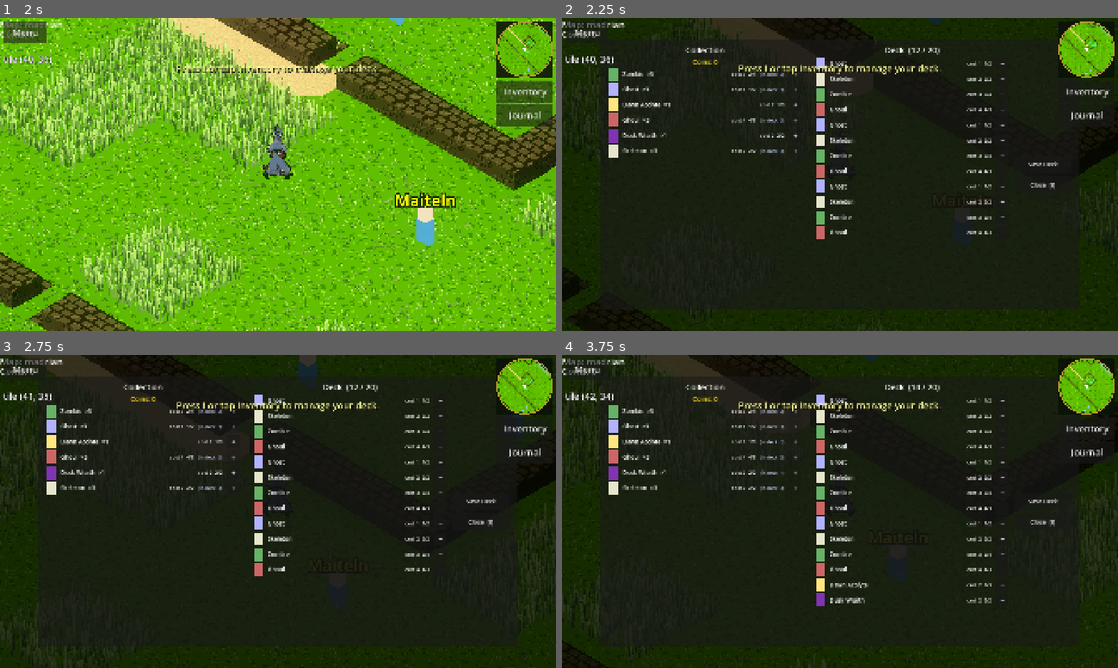
Above: before the commit, frames 1-4 (two rows, left to right).
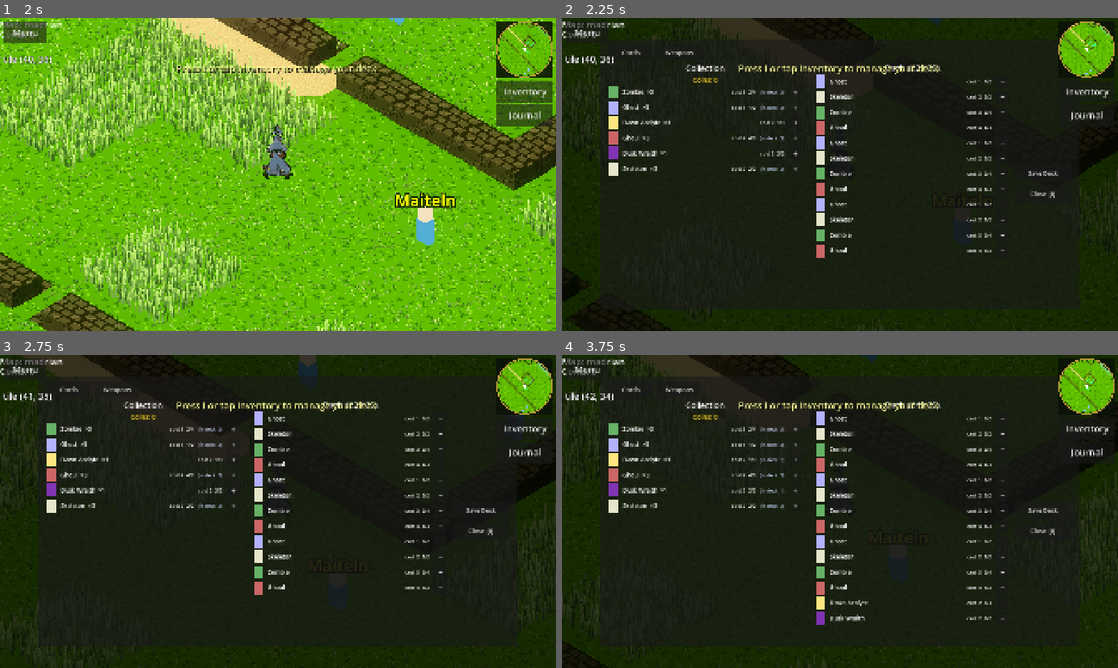
Above: after the commit, the same moments.

Repository: ChrisPauly97/pear-pudding-godot
Game: Godot game, scene res://scenes/ui/MenuScene.tscn
The game is run twice, just before and just after one commit, with the same random seed, the same clock (stepped at 60 frames per second) and the same inputs.
Inputs (mouse positions are in pixels of both pictures, inside the frame that each line leads up to):
- Up to frame 1 (2 s): click "New Game" at 0.5 s; click "Venture Here" at 1.25 s
- Up to frame 2 (2.25 s): tap I (inventory) at 2 s; move the mouse to (962, 158) at 2.02 s; hold D (move_right) from 2.03 s (still down); hold E (interact) from 2.03 s (still down); click (962, 158) at 2.17 s
- Up to frame 3 (2.75 s): keep holding D (move_right); keep holding E (interact); tap Space (jump) at 2.27 s
- Up to frame 4 (3.75 s): release D (move_right) at 2.75 s; release E (interact) at 2.75 s; click "+" at 2.75 s; click "+" at 3.5 s

Frame 1 is identical in both runs. In frame 2, 5.2% of the frame differs, in the area x 8-90%, y 9-77%; in frame 3, 5.2%; in frame 4, 5.9%, in the area x 8-90%, y 9-87%.

Commit message:
TID-074: Weapon comparison UI in InventoryScene
Adds a tab bar to InventoryScene with Cards and Weapons tabs. The
Weapons tab shows a scrollable list of owned weapons with an
Equipped/Selected comparison panel and an Equip button. SaveManager
gains owned_weapons field (save version 7 with migration), plus
add_weapon(), equip_weapon(), and mark_dirty() helpers.

https://claude.ai/code/session_01DEiL6uBckEBfMfE6T1n6PH

Diff:
--- a/autoloads/SaveManager.gd
+++ b/autoloads/SaveManager.gd
@@ -45,6 +45,9 @@
 
 # Currently equipped weapon id ("" = none)
 var equipped_weapon: String = ""
+
+# Weapons the player has picked up
+var owned_weapons: Array[String] = []
 
 # World generation — set when starting a new game from the biome selection screen
 var world_seed: int = 42
@@ -103,13 +106,14 @@
 	days_elapsed = 0
 	last_respawn_day = 0
 	equipped_weapon = ""
+	owned_weapons = []
 	collected_scrolls = []
 	# world_seed and starting_biome are set by SceneManager.start_new_game_with_biome
 	# before new_game() is called, so do not reset them here.
 	_loaded = true
 	save()
 
-const CURRENT_SAVE_VERSION: int = 6
+const CURRENT_SAVE_VERSION: int = 7
 
 # Migration table: each entry is called in order when the save version is older.
 # _migrate_v0_to_v1: old saves had only "player_deck"; backfill "owned_cards".
@@ -151,6 +155,12 @@
 	if not data.has("collected_scrolls"):
 		data["collected_scrolls"] = []
 	data["version"] = 6
+
+# _migrate_v6_to_v7: backfill owned_weapons for old saves.
+static func _migrate_v6_to_v7(data: Dictionary) -> void:
+	if not data.has("owned_weapons"):
+		data["owned_weapons"] = []
+	data["version"] = 7
 
 static func _apply_migrations(data: Dictionary) -> void:
 	var ver: int = int(data.get("version", 0))
@@ -166,6 +176,8 @@
 		_migrate_v4_to_v5(data)
 	if ver < 6:
 		_migrate_v5_to_v6(data)
+	if ver < 7:
+		_migrate_v6_to_v7(data)
 
 func load_save() -> bool:
 	if not FileAccess.file_exists(SAVE_PATH):
@@ -199,6 +211,7 @@
 	days_elapsed = int(data.get("days_elapsed", 0))
 	last_respawn_day = int(data.get("last_respawn_day", 0))
 	equipped_weapon = str(data.get("equipped_weapon", ""))
+	owned_weapons.assign(data.get("owned_weapons", []))
 	collected_scrolls.assign(data.get("collected_scrolls", []))
 	_loaded = true
 	return true
@@ -227,6 +240,7 @@
 		"days_elapsed": days_elapsed,
 		"last_respawn_day": last_respawn_day,
 		"equipped_weapon": equipped_weapon,
+		"owned_weapons": owned_weapons,
 		"collected_scrolls": collected_scrolls,
 	}
 	var file := FileAccess.open(SAVE_PATH, FileAccess.WRITE)
@@ -309,6 +323,18 @@
 
 func is_scroll_collected(scroll_id: String) -> bool:
 	return collected_scrolls.has(scroll_id)
+
+func add_weapon(weapon_id: String) -> void:
+	if not owned_weapons.has(weapon_id):
+		owned_weapons.append(weapon_id)
+	_dirty = true
+
+func equip_weapon(weapon_id: String) -> void:
+	equipped_weapon = weapon_id
+	_dirty = true
+
+func mark_dirty() -> void:
+	_dirty = true
 
 func increment_day() -> void:
 	days_elapsed += 1
--- a/scenes/ui/InventoryScene.gd
+++ b/scenes/ui/InventoryScene.gd
@@ -3,6 +3,8 @@
 signal closed
 
 const CardRegistry = preload("res://autoloads/CardRegistry.gd")
+const WeaponRegistry = preload("res://autoloads/WeaponRegistry.gd")
+const WeaponData = preload("res://data/WeaponData.gd")
 
 var _vh: float = 0.0
 var _vw: float = 0.0
@@ -12,6 +14,17 @@
 var _deck_list: VBoxContainer
 var _deck_count_label: Label
 var _coin_label: Label
+
+# Weapon UI
+var _weapon_list: VBoxContainer
+var _equipped_col: VBoxContainer
+var _selected_col: VBoxContainer
+var _equip_btn: Button
+var _selected_weapon_id: String = ""
+var _cards_panel: Control
+var _weapons_panel: Control
+var _tab_cards_btn: Button
+var _tab_weapons_btn: Button
 
 func _ready() -> void:
 	mouse_filter = MOUSE_FILTER_STOP
@@ -28,12 +41,9 @@
 	bg.set_anchors_preset(Control.PRESET_FULL_RECT)
 	add_child(bg)
 
-	# Portrait: stack Collection above Deck; landscape: side-by-side columns.
+	# Portrait: stack panels; landscape: side-by-side columns.
 	var is_portrait: bool = _vw < _vh
 
-	# Outer container — pin size (custom_minimum_size alone is insufficient:
-	# PanelContainer expands to fit children, leaving ScrollContainer's
-	# SIZE_EXPAND_FILL with no finite height → scroll areas collapse).
 	var outer := PanelContainer.new()
 	var panel_w: float = _vw * 0.95 if is_portrait else _vw * 0.86
 	var panel_h: float = _vh * 0.92 if is_portrait else _vh * 0.86
@@ -49,7 +59,36 @@
 	outer_margin.add_theme_constant_override("margin_bottom", int(_vh * 0.015))
 	outer.add_child(outer_margin)
 
-	# Root container: VBox (portrait) or HBox (landscape)
+	# Wrapper VBox: tab bar on top, then the active content panel below
+	var wrapper := VBoxContainer.new()
+	wrapper.add_theme_constant_override("separation", int(_vh * 0.008))
+	outer_margin.add_child(wrapper)
+
+	# ---- Tab bar -----------------------------------------------------------
+	var tab_bar := HBoxContainer.new()
+	tab_bar.add_theme_constant_override("separation", int(_vw * 0.008))
+	wrapper.add_child(tab_bar)
+
+	_tab_cards_btn = Button.new()
+	_tab_cards_btn.text = "Cards"
+	_tab_cards_btn.custom_minimum_size = Vector2(_vh * 0.14, _vh * 0.05)
+	_tab_cards_btn.add_theme_font_size_override("font_size", int(_vh * 0.021))
+	_tab_cards_btn.pressed.connect(_on_tab_cards)
+	tab_bar.add_child(_tab_cards_btn)
+
+	_tab_weapons_btn = Button.new()
+	_tab_weapons_btn.text = "Weapons"
+	_tab_weapons_btn.custom_minimum_size = Vector2(_vh * 0.14, _vh * 0.05)
+	_tab_weapons_btn.add_theme_font_size_override("font_size", int(_vh * 0.021))
+	_tab_weapons_btn.pressed.connect(_on_tab_weapons)
+	tab_bar.add_child(_tab_weapons_btn)
+
+	# Scroll height floor in portrait mode
+	var scroll_min_h: float = _vh * 0.25 if is_portrait else 0.0
+
+	# ====================================================================
+	# CARDS PANEL
+	# ====================================================================
 	var root_box: BoxContainer
 	if is_portrait:
 		var vb := VBoxContainer.new()
@@ -59,11 +98,9 @@
 		var hb := HBoxContainer.new()
 		hb.add_theme_constant_override("separation", int(_vw * 0.012))
 		root_box = hb
-	outer_margin.add_child(root_box)
-
-	# Minimum scroll height: portrait needs an explicit floor; landscape relies
-	# on the pinned panel height propagating through SIZE_EXPAND_FILL.
-	var scroll_min_h: float = _vh * 0.25 if is_portrait else 0.0
+	root_box.size_flags_vertical = Control.SIZE_EXPAND_FILL
+	_cards_panel = root_box
+	wrapper.add_child(root_box)
 
 	# ---- Collection panel ------------------------------------------------
 	var left_vbox := VBoxContainer.new()
@@ -96,7 +133,6 @@
 	_collection_list.add_theme_constant_override("separation", int(_vh * 0.008))
 	left_scroll.add_child(_collection_list)
 
-	# ---- Separator (landscape only) --------------------------------------
 	if not is_portrait:
 		root_box.add_child(VSeparator.new())
 
@@ -126,7 +162,6 @@
 
 	# ---- Buttons ---------------------------------------------------------
 	if is_portrait:
-		# Side-by-side row below the deck panel
 		var btn_hbox := HBoxContainer.new()
 		btn_hbox.add_theme_constant_override("separation", int(_vw * 0.04))
 		btn_hbox.alignment = BoxContainer.ALIGNMENT_CENTER
@@ -146,7 +181,6 @@
 		close_btn.pressed.connect(_on_close)
 		btn_hbox.add_child(close_btn)
 	else:
-		# Vertical sidebar (landscape)
 		var btn_vbox := VBoxContainer.new()
 		btn_vbox.add_theme_constant_override("separation", int(_vh * 0.012))
 		btn_vbox.alignment = BoxContainer.ALIGNMENT_CENTER
@@ -166,12 +200,113 @@
 		close_btn.pressed.connect(_on_close)
 		btn_vbox.add_child(close_btn)
 
+	# ====================================================================
+	# WEAPONS PANEL
+	# ====================================================================
+	var wp_box: BoxContainer
+	if is_portrait:
+		var vb := VBoxContainer.new()
+		vb.add_theme_constant_override("separation", int(_vh * 0.008))
+		wp_box = vb
+	else:
+		var hb := HBoxContainer.new()
+		hb.add_theme_constant_override("separation", int(_vw * 0.012))
+		wp_box = hb
+	wp_box.size_flags_vertical = Control.SIZE_EXPAND_FILL
+	wp_box.visible = false
+	_weapons_panel = wp_box
+	wrapper.add_child(wp_box)
+
+	# ---- Weapon list column ----------------------------------------------
+	var wlist_vbox := VBoxContainer.new()
+	wlist_vbox.size_flags_horizontal = Control.SIZE_EXPAND_FILL
+	wlist_vbox.size_flags_stretch_ratio = 1.0
+	if is_portrait:
+		wlist_vbox.size_flags_vertical = Control.SIZE_EXPAND_FILL
+	wp_box.add_child(wlist_vbox)
+
+	var wlist_title := Label.new()
+	wlist_title.text = "Owned Weapons"
+	wlist_title.add_theme_font_size_override("font_size", int(_vh * 0.026))
+	wlist_title.horizontal_alignment = HORIZONTAL_ALIGNMENT_CENTER
+	wlist_vbox.add_child(wlist_title)
+
+	var wlist_scroll := ScrollContainer.new()
+	wlist_scroll.size_flags_vertical = Control.SIZE_EXPAND_FILL
+	if scroll_min_h > 0.0:
+		wlist_scroll.custom_minimum_size = Vector2(0.0, scroll_min_h)
+	wlist_vbox.add_child(wlist_scroll)
+
+	_weapon_list = VBoxContainer.new()
+	_weapon_list.size_flags_horizontal = Control.SIZE_EXPAND_FILL
+	_weapon_list.add_theme_constant_override("separation", int(_vh * 0.008))
+	wlist_scroll.add_child(_weapon_list)
+
+	if not is_portrait:
+		wp_box.add_child(VSeparator.new())
+
+	# ---- Comparison column -----------------------------------------------
+	var cmp_vbox := VBoxContainer.new()
+	cmp_vbox.size_flags_horizontal = Control.SIZE_EXPAND_FILL
+	cmp_vbox.size_flags_stretch_ratio = 1.5
+	if is_portrait:
+		cmp_vbox.size_flags_vertical = Control.SIZE_EXPAND_FILL
+	wp_box.add_child(cmp_vbox)
+
+	var cmp_title := Label.new()
+	cmp_title.text = "Compare"
+	cmp_title.add_theme_font_size_override("font_size", int(_vh * 0.026))
+	cmp_title.horizontal_alignment = HORIZONTAL_ALIGNMENT_CENTER
+	cmp_vbox.add_child(cmp_title)
+
+	# Two side-by-side columns: Equipped | Selected
+	var col_hbox := HBoxContainer.new()
+	col_hbox.size_flags_vertical = Control.SIZE_EXPAND_FILL
+	col_hbox.add_theme_constant_override("separation", int(_vw * 0.01))
+	cmp_vbox.add_child(col_hbox)
+
+	_equipped_col = VBoxContainer.new()
+	_equipped_col.size_flags_horizontal = Control.SIZE_EXPAND_FILL
+	_equipped_col.add_theme_constant_override("separation", int(_vh * 0.006))
+	col_hbox.add_child(_equipped_col)
+
+	col_hbox.add_child(VSeparator.new())
+
+	_selected_col = VBoxContainer.new()
+	_selected_col.size_flags_horizontal = Control.SIZE_EXPAND_FILL
+	_selected_col.add_theme_constant_override("separation", int(_vh * 0.006))
+	col_hbox.add_child(_selected_col)
+
+	# Equip + Close buttons row
+	var wp_btn_row := HBoxContainer.new()
+	wp_btn_row.add_theme_constant_override("separation", int(_vw * 0.02))
+	wp_btn_row.alignment = BoxContainer.ALIGNMENT_CENTER
+	cmp_vbox.add_child(wp_btn_row)
+
+	_equip_btn = Button.new()
+	_equip_btn.text = "Equip"
+	_equip_btn.custom_minimum_size = Vector2(_vh * 0.14, _vh * 0.055)
+	_equip_btn.add_theme_font_size_override("font_size", int(_vh * 0.022))
+	_equip_btn.disabled = true
+	_equip_btn.pressed.connect(_on_equip_weapon)
+	wp_btn_row.add_child(_equip_btn)
+
+	var wp_close_btn := Button.new()
+	wp_close_btn.text = "Close  [I]" if not OS.has_feature("android") else "Close"
+	wp_close_btn.custom_minimum_size = Vector2(_vh * 0.14, _vh * 0.055)
+	wp_close_btn.add_theme_font_size_override("font_size", int(_vh * 0.02))
+	wp_close_btn.pressed.connect(_on_close)
+	wp_btn_row.add_child(wp_close_btn)
+
 # -------------------------------------------------------------------------
 # Refresh — rebuilds both panels from current working state
 # -------------------------------------------------------------------------
 
 func _refresh() -> void:
-	# Clear both lists
+	_refresh_cards()
+	_refresh_weapons()
+
+func _refresh_cards() -> void:
 	for child in _collection_list.get_children():
 		child.queue_free()
 	for child in _deck_list.get_children():
@@ -181,13 +316,11 @@
 
 	var owned: Dictionary = SceneManager.save_manager.get_owned_counts()
 
-	# Count cards currently in the working deck
 	var deck_counts: Dictionary = {}
 	for cid in _working_deck:
 		var id: String = str(cid)
 		deck_counts[id] = int(deck_counts.get(id, 0)) + 1
 
-	# Collection panel — one row per unique owned card
 	for id in CardRegistry.get_all_ids():
 		var owned_n: int = int(owned.get(id, 0))
 		if owned_n == 0:
@@ -200,7 +333,6 @@
 		var row := _make_collection_row(id, tmpl, owned_n, deck_n, avail)
 		_collection_list.add_child(row)
 
-	# Deck panel — one row per card slot (duplicates appear multiple times)
 	for i in _working_deck.size():
 		var id: String = _working_deck[i]
 		var tmpl: Dictionary = CardRegistry.get_template(id)
@@ -214,22 +346,137 @@
 	else:
 		_deck_count_label.modulate = Color.WHITE
 
+func _refresh_weapons() -> void:
+	for child in _weapon_list.get_children():
+		child.queue_free()
+
+	var owned_w: Array[String] = SceneManager.save_manager.owned_weapons
+	var equipped_id: String = SceneManager.save_manager.equipped_weapon
+
+	if owned_w.is_empty():
+		var empty_lbl := Label.new()
+		empty_lbl.text = "No weapons found yet."
+		empty_lbl.add_theme_font_size_override("font_size", int(_vh * 0.019))
+		empty_lbl.modulate = Color(0.7, 0.7, 0.7)
+		_weapon_list.add_child(empty_lbl)
+	else:
+		for wid in owned_w:
+			var weapon: WeaponData = WeaponRegistry.get_weapon(wid)
+			if weapon == null:
+				continue
+			var row := _make_weapon_row(wid, weapon, wid == equipped_id, wid == _selected_weapon_id)
+			_weapon_list.add_child(row)
+
+	_refresh_comparison()
+
+func _refresh_comparison() -> void:
+	for child in _equipped_col.get_children():
+		child.queue_free()
+	for child in _selected_col.get_children():
+		child.queue_free()
+
+	var equipped_id: String = SceneManager.save_manager.equipped_weapon
+
+	_fill_weapon_column(_equipped_col, "Equipped", equipped_id)
+	_fill_weapon_column(_selected_col, "Selected", _selected_weapon_id)
+
+	_equip_btn.disabled = _selected_weapon_id.is_empty() or _selected_weapon_id == equipped_id
+
+func _fill_weapon_column(col: VBoxContainer, header: String, weapon_id: String) -> void:
+	var header_lbl := Label.new()
+	header_lbl.text = header
+	header_lbl.add_theme_font_size_override("font_size", int(_vh * 0.02))
+	header_lbl.modulate = Color(0.75, 0.85, 1.0)
+	col.add_child(header_lbl)
+
+	if weapon_id.is_empty():
+		var none_lbl := Label.new()
+		none_lbl.text = "(none)"
+		none_lbl.add_theme_font_size_override("font_size", int(_vh * 0.019))
+		none_lbl.modulate = Color(0.5, 0.5, 0.5)
+		col.add_child(none_lbl)
+		return
+
+	var weapon: WeaponData = WeaponRegistry.get_weapon(weapon_id)
+	if weapon == null:
+		var err_lbl := Label.new()
+		err_lbl.text = "(unknown)"
+		err_lbl.add_theme_font_size_override("font_size", int(_vh * 0.019))
+		col.add_child(err_lbl)
+		return
+
+	var name_lbl := Label.new()
+	name_lbl.text = weapon.display_name
+	name_lbl.add_theme_font_size_override("font_size", int(_vh * 0.022))
+	col.add_child(name_lbl)
+
+	var desc_lbl := Label.new()
+	desc_lbl.text = weapon.description
+	desc_lbl.add_theme_font_size_override("font_size", int(_vh * 0.016))
+	desc_lbl.autowrap_mode = TextServer.AUTOWRAP_WORD_SMART
+	desc_lbl.modulate = Color(0.85, 0.85, 0.85)
+	col.add_child(desc_lbl)
+
+	var effect_lbl := Label.new()
+	effect_lbl.text = _weapon_effect_summary(weapon)
+	effect_lbl.add_theme_font_size_override("font_size", int(_vh * 0.017))
+	effect_lbl.modulate = Color(0.9, 1.0, 0.7)
+	col.add_child(effect_lbl)
+
+func _weapon_effect_summary(weapon: WeaponData) -> String:
+	match weapon.battle_effect_type:
+		"deck_inject":
+			return "Inject %d× %s" % [weapon.injected_card_count, weapon.injected_card_id]
+		"starting_mana":
+			return "+%d starting mana" % weapon.battle_effect_value
+		"starting_hp":
+			return "+%d starting HP" % weapon.battle_effect_value
+		"passive_atk":
+			return "+%d hero ATK" % weapon.battle_effect_value
+	return weapon.battle_effect_type
+
 # -------------------------------------------------------------------------
 # Row builders
 # -------------------------------------------------------------------------
 
+func _make_weapon_row(wid: String, weapon: WeaponData, is_equipped: bool, is_selected: bool) -> HBoxContainer:
+	var row := HBoxContainer.new()
+	row.add_theme_constant_override("separation", int(_vw * 0.008))
+
+	var name_lbl := Label.new()
+	name_lbl.text = weapon.display_name
+	name_lbl.add_theme_font_size_override("font_size", int(_vh * 0.019))
+	name_lbl.size_flags_horizontal = Control.SIZE_EXPAND_FILL
+	if is_selected:
+		name_lbl.modulate = Color(1.0, 1.0, 0.5)
+	row.add_child(name_lbl)
+
+	if is_equipped:
+		var eq_lbl := Label.new()
+		eq_lbl.text = "[E]"
+		eq_lbl.add_theme_font_size_override("font_size", int(_vh * 0.016))
+		eq_lbl.modulate = Color(0.4, 1.0, 0.5)
+		row.add_child(eq_lbl)
+
+	var sel_btn := Button.new()
+	sel_btn.text = "Select"
+	sel_btn.custom_minimum_size = Vector2(_vh * 0.1, _vh * 0.04)
+	sel_btn.add_theme_font_size_override("font_size", int(_vh * 0.017))
+	sel_btn.pressed.connect(_on_weapon_selected.bind(wid))
+	row.add_child(sel_btn)
+
+	return row
+
 func _make_collection_row(id: String, tmpl: Dictionary, owned_n: int, deck_n: int, avail: int) -> HBoxContainer:
 	var row := HBoxContainer.new()
 	row.add_theme_constant_override("separation", int(_vw * 0.008))
 
-	# Colour swatch
 	var swatch := ColorRect.new()
 	var card_color: Color = tmpl.get("color", Color(0.3, 0.3, 0.35))
 	swatch.color = card_color
 	swatch.custom_minimum_size = Vector2(_vh * 0.03, _vh * 0.03)
 	row.add_child(swatch)
 
-	# Card name + count
 	var name_lbl := Label.new()
 	var name_str: String = tmpl.get("name", id)
 	name_lbl.text = "%s  ×%d" % [name_str, owned_n]
@@ -237,7 +484,6 @@
 	name_lbl.size_flags_horizontal = Control.SIZE_EXPAND_FILL
 	row.add_child(name_lbl)
 
-	# Stats: cost / atk / hp
 	var cost: int = tmpl.get("cost", 0)
 	var atk: int  = tmpl.get("attack", 0)
 	var hp: int   = tmpl.get("health", 0)
@@ -246,7 +492,6 @@
 	stats_lbl.add_theme_font_size_override("font_size", int(_vh * 0.016))
 	row.add_child(stats_lbl)
 
-	# In-deck indicator
 	if deck_n > 0:
 		var in_deck_lbl := Label.new()
 		in_deck_lbl.text = "(in deck: %d)" % deck_n
@@ -254,7 +499,6 @@
 		in_deck_lbl.modulate = Color(0.8, 0.85, 1.0)
 		row.add_child(in_deck_lbl)
 
-	# Add button
 	var add_btn := Button.new()
 	add_btn.text = "+"
 	add_btn.custom_minimum_size = Vector2(_vh * 0.042, _vh * 0.042)
@@ -269,14 +513,12 @@
 	var row := HBoxContainer.new()
 	row.add_theme_constant_override("separation", int(_vw * 0.008))
 
-	# Colour swatch
 	var swatch := ColorRect.new()
 	var card_color: Color = tmpl.get("color", Color(0.3, 0.3, 0.35))
 	swatch.color = card_color
 	swatch.custom_minimum_size = Vector2(_vh * 0.03, _vh * 0.03)
 	row.add_child(swatch)
 
-	# Card name
 	var name_lbl := Label.new()
 	var name_str: String = tmpl.get("name", id)
 	name_lbl.text = name_str
@@ -284,7 +526,6 @@
 	name_lbl.size_flags_horizontal = Control.SIZE_EXPAND_FILL
 	row.add_child(name_lbl)
 
-	# Stats
 	var cost: int = tmpl.get("cost", 0)
 	var atk: int  = tmpl.get("attack", 0)
 	var hp: int   = tmpl.get("health", 0)
@@ -293,7 +534,6 @@
 	stats_lbl.add_theme_font_size_override("font_size", int(_vh * 0.016))
 	row.add_child(stats_lbl)
 
-	# Remove button
 	var rm_btn := Button.new()
 	rm_btn.text = "−"
 	rm_btn.custom_minimum_size = Vector2(_vh * 0.042, _vh * 0.042)
@@ -317,6 +557,25 @@
 # Actions
 # -------------------------------------------------------------------------
 
+func _on_tab_cards() -> void:
+	_cards_panel.visible = true
+	_weapons_panel.visible = false
+
+func _on_tab_weapons() -> void:
+	_cards_panel.visible = false
+	_weapons_panel.visible = true
+	_refresh_weapons()
+
+func _on_weapon_selected(wid: String) -> void:
+	_selected_weapon_id = wid
+	_refresh_weapons()
+
+func _on_equip_weapon() -> void:
+	if _selected_weapon_id.is_empty():
+		return
+	SceneManager.save_manager.equip_weapon(_selected_weapon_id)
+	_refresh_weapons()
+
 func _on_add(id: String) -> void:
 	if _working_deck.size() >= IsoConst.DECK_MAX:
 		return
@@ -330,13 +589,13 @@
 	if deck_n >= owned_n:
 		return
 	_working_deck.append(id)
-	_refresh()
+	_refresh_cards()
 
 func _on_remove(index: int) -> void:
 	if index < 0 or index >= _working_deck.size():
 		return
 	_working_deck.remove_at(index)
-	_refresh()
+	_refresh_cards()
 
 func _on_save() -> void:
 	SceneManager.save_manager.set_active_deck(_working_deck)
Not shown, changed: tasks/goals/GID-022--weapon-system-content/TID-074--weapon-comparison-ui.md
Not shown, changed: tasks/goals/GID-022--weapon-system-content/goal.md
Not shown, changed: tasks/index.md
